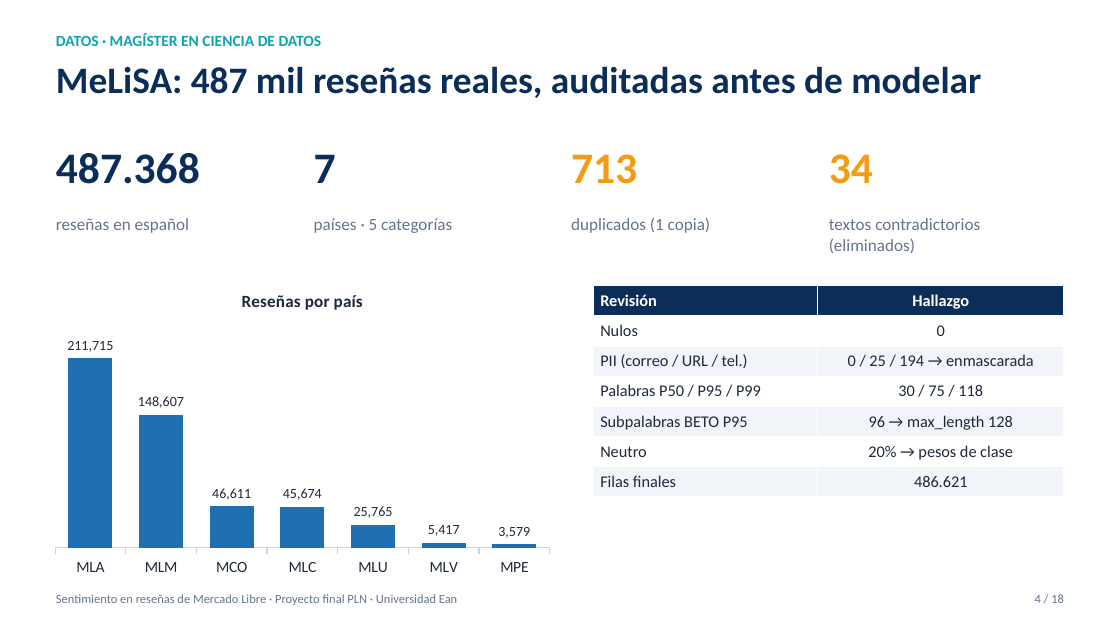
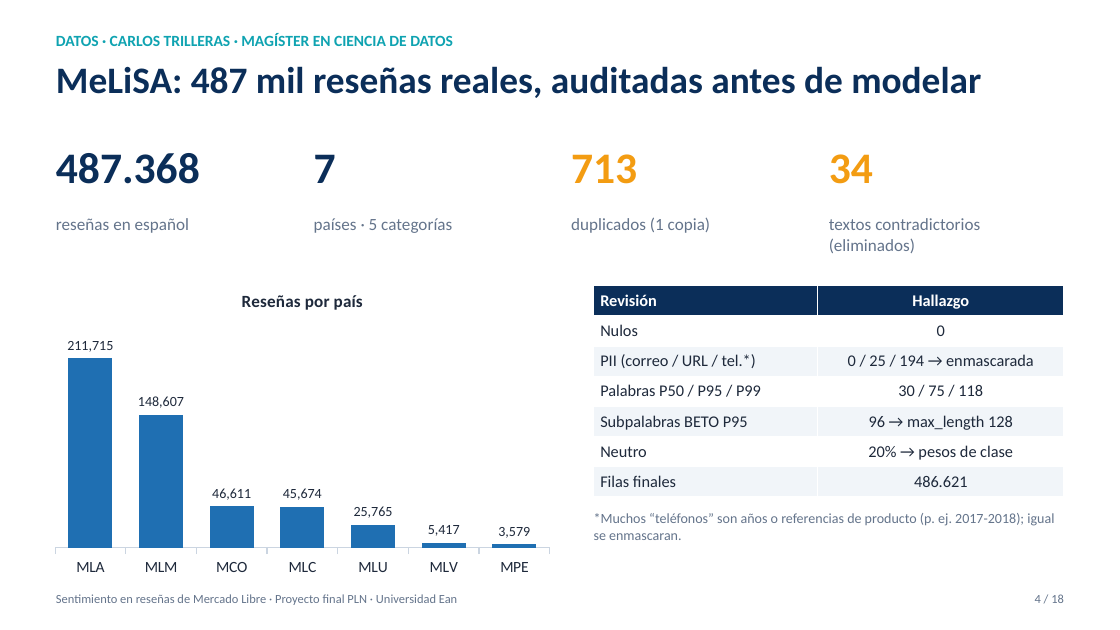
Before and after one commit to pedrogarciar13/proyecto_final_pln, a slide deck: slide 4 of docs/Presentacion_Proyecto_PLN.pptx. Drawn at 1120x630 pixels with LibreOffice and Linux fonts; fonts in the diff are those of the drawing. Boxes give left, top, right and bottom in pixels: in the first picture for what was removed or moved away, otherwise in the second. Text is boxed around its words. In the diff, an @@ line names an element or a change of style, - is before the commit and + after.

```diff
--- a/docs/Presentacion_Proyecto_PLN.pptx
+++ b/docs/Presentacion_Proyecto_PLN.pptx
@@ text at [56,33,453,46]: text changed @@
-DATOS · MAGÍSTER EN CIENCIA DE DATOS
+DATOS · CARLOS TRILLERAS · MAGÍSTER EN CIENCIA DE DATOS
@@ table at [594,286,1064,497] @@
-row 3, column 1: PII (correo / URL / tel.)
+row 3, column 1: PII (correo / URL / tel.*)
@@ text added at [594,513,1054,540], 9 pt, text #64748B @@
+*Muchos “teléfonos” son años o referencias de producto (p. ej. 2017-2018); igual se enmascaran.
```
Also in this commit, not shown: 17 other slides changed, 31 other files.
